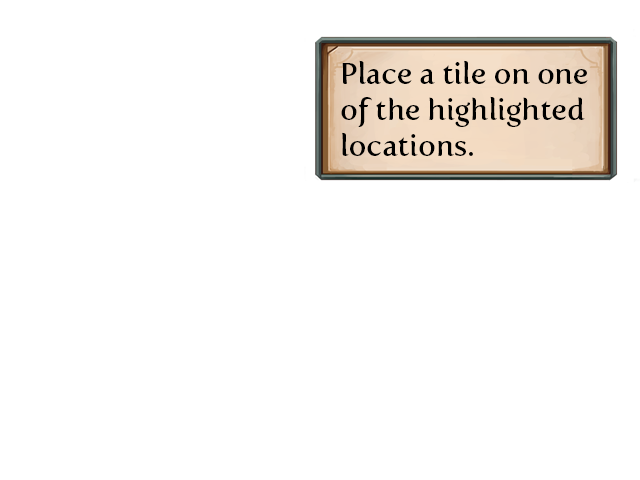
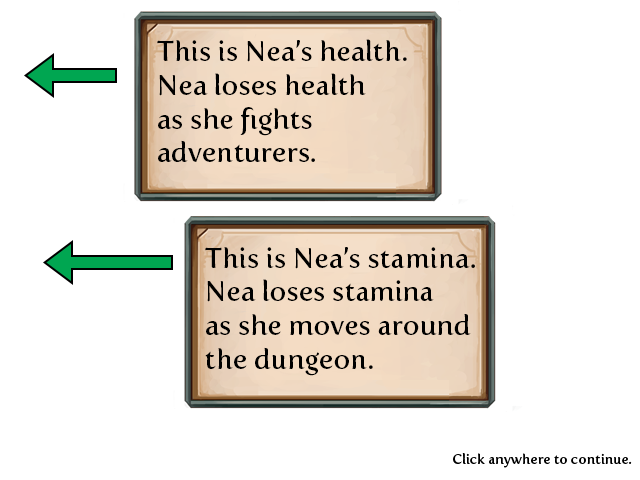
Revision of a layered w=640, h=480 image; what changed, layer by layer:
showed "Click anywhere to continue." over [453, 453, 632, 468]
added layer "This is Nea’s stamina. Nea loses stamina as she moves around t" above "This is Nea’s health. Nea loses health as she fights adventur" over [205, 247, 475, 376]
added layer "This is Nea’s health. Nea loses health as she fights adventur" above "Stamina Box" over [157, 39, 407, 162]
added layer "Stamina Box" (1st of 2) above "Health Box" over [124, 1, 469, 205]
added layer "Health Box" above "Shape 3" over [174, 206, 522, 412]
added layer "Shape 3" above "Place a tile on one of the highlighted locations." over [24, 53, 173, 285]
hid "Place a tile on one of the highlighted locations." over [341, 60, 588, 156]
hid "Layer 2 copy" over [304, 29, 640, 183]
